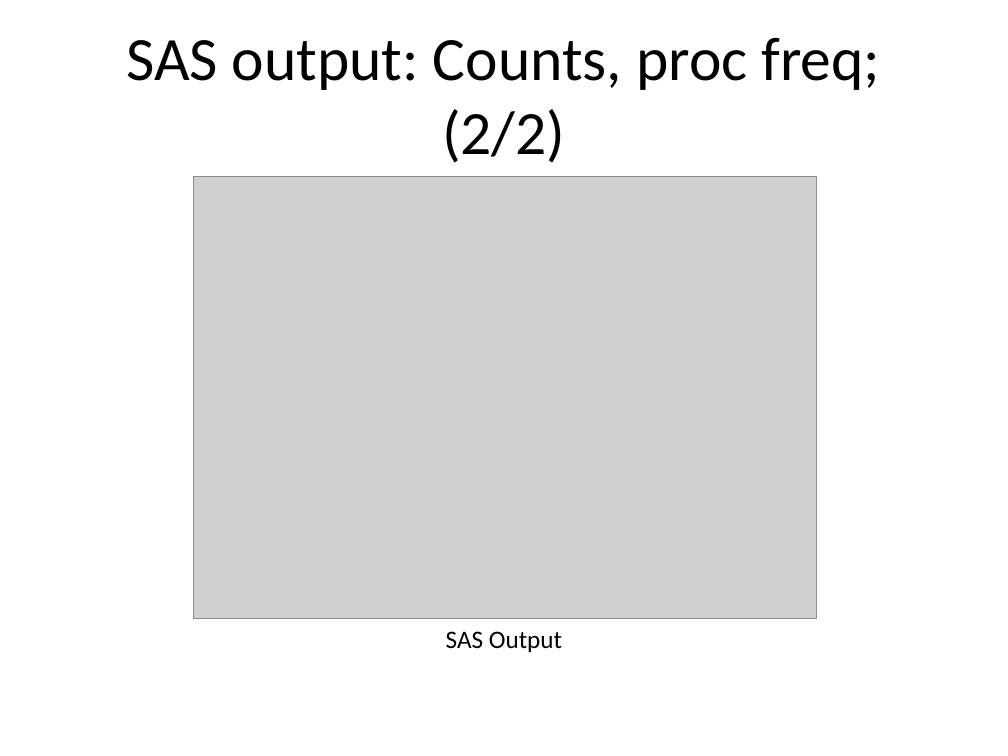
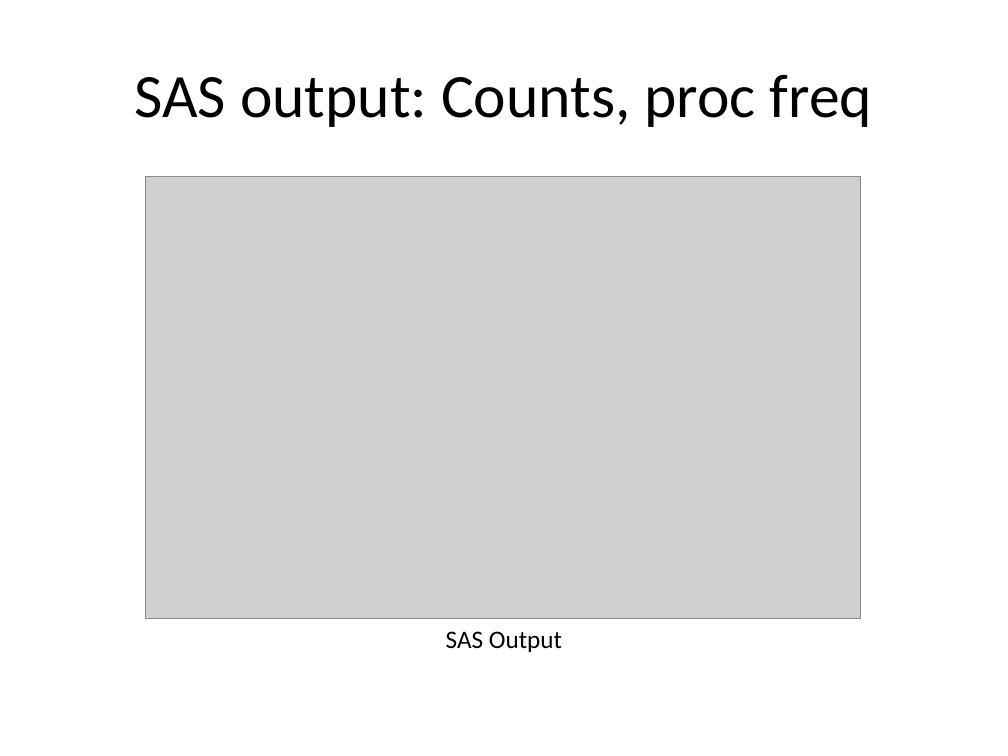
Before and after one commit to pmean/introduction-to-SAS, a slide deck: slide 10 of results/m04-slides-and-speaker-notes.pptx. Drawn at 1008x756 pixels with LibreOffice and Linux fonts; fonts in the diff are those of the drawing; grey boxes stand for pictures. Boxes give left, top, right and bottom in pixels: in the first picture for what was removed or moved away, otherwise in the second. Text is boxed around its words. In the diff, an @@ line names an element or a change of style, - is before the commit and + after.

```diff
--- a/results/m04-slides-and-speaker-notes.pptx
+++ b/results/m04-slides-and-speaker-notes.pptx
@@ title at [135, 74, 872, 127]: text changed @@
-SAS output: Counts, proc freq; (2/2)
+SAS output: Counts, proc freq
@@ picture: place and size @@
-picture at [194, 176, 816, 619]
+picture at [145, 176, 861, 619]
```
Also in this commit, not shown: 32 other slides changed, 14 slides added, 2 slides removed, 27 other files.
